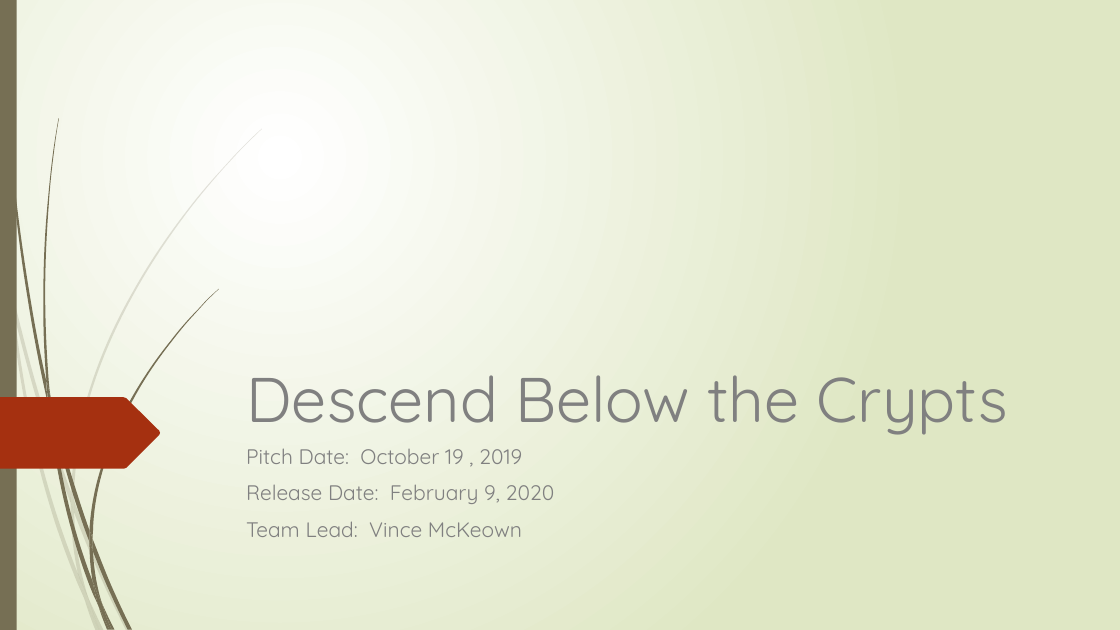
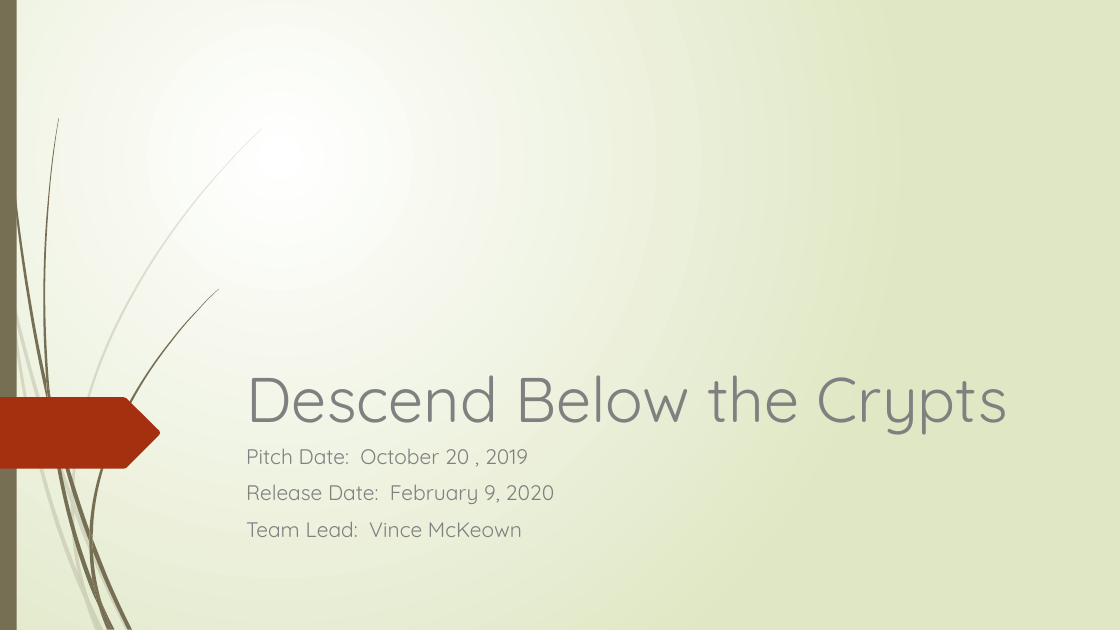
Before and after one commit to gamkedo-la/solo-practice-sandbox-js_only, a slide deck: slide 1 of vince_mckeown/Adventure/documentation/Pitch.pptx. Drawn at 1120x630 pixels with LibreOffice and Linux fonts; fonts in the diff are those of the drawing. Boxes give left, top, right and bottom in pixels: in the first picture for what was removed or moved away, otherwise in the second. Text is boxed around its words. In the diff, an @@ line names an element or a change of style, - is before the commit and + after.

```diff
--- a/vince_mckeown/Adventure/documentation/Pitch.pptx
+++ b/vince_mckeown/Adventure/documentation/Pitch.pptx
@@ subtitle at (x1=246, y1=448, x2=528, y2=464): text changed @@
-Pitch Date: October 19 , 2019
+Pitch Date: October 20 , 2019
```
Also in this commit, not shown: 8 other files.
